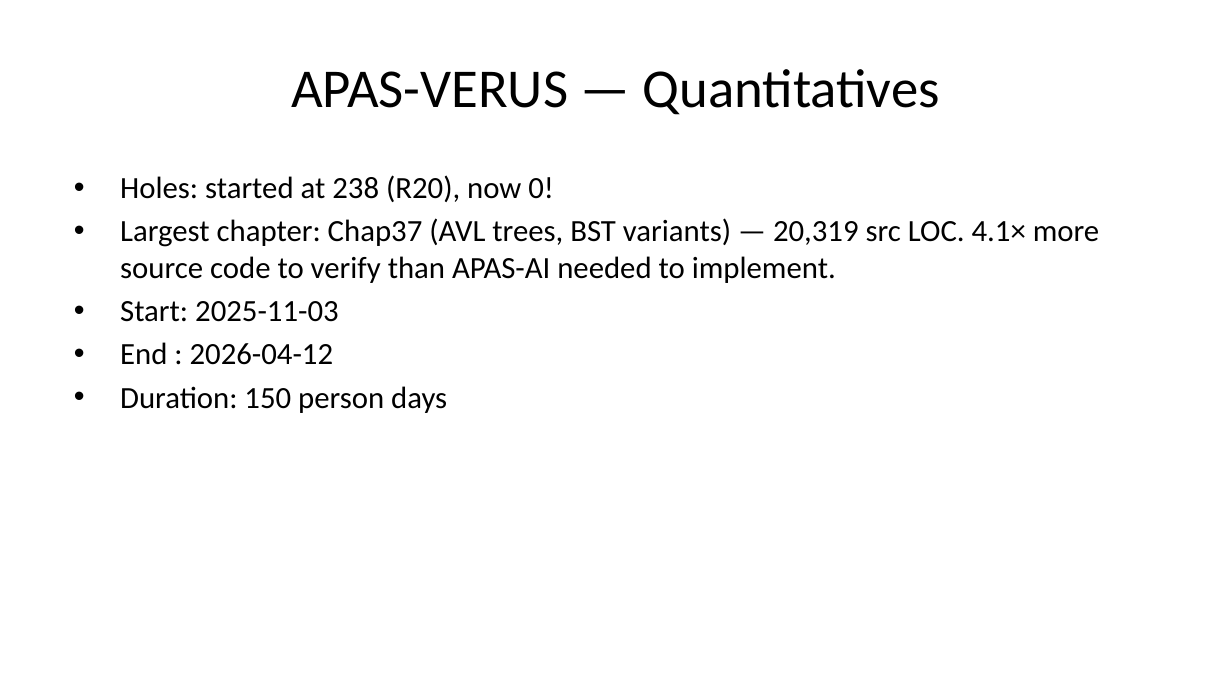
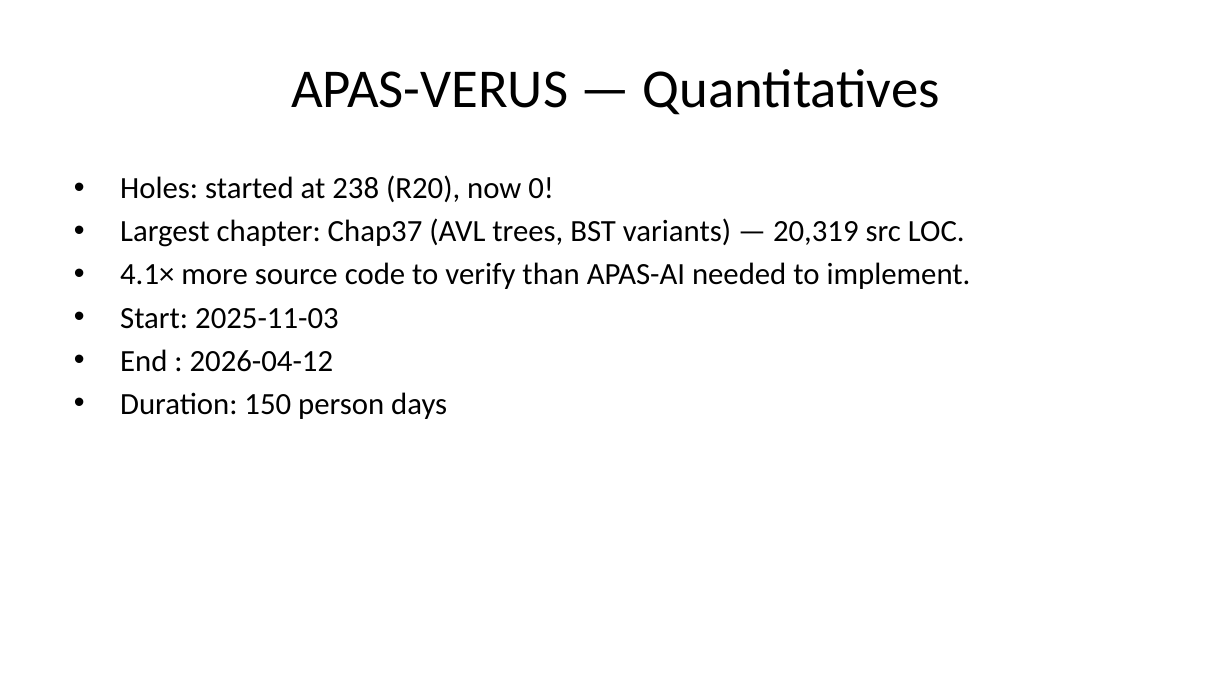
Before and after one commit to briangmilnes/APAS-VERUS, a slide deck: slide 29 of lectures/slidesMSR.pptx. Drawn at 1232x693 pixels with LibreOffice and Linux fonts; fonts in the diff are those of the drawing. Boxes give left, top, right and bottom in pixels: in the first picture for what was removed or moved away, otherwise in the second. Text is boxed around its words. In the diff, an @@ line names an element or a change of style, - is before the commit and + after.

```diff
--- a/lectures/slidesMSR.pptx
+++ b/lectures/slidesMSR.pptx
@@ text at (120,218,971,289): text changed @@
-• Largest chapter: Chap37 (AVL trees, BST variants) — 20,319 src LOC. 4.1× more source code to verify than APAS-AI needed to implement.
+• Largest chapter: Chap37 (AVL trees, BST variants) — 20,319 src LOC.
+• 4.1× more source code to verify than APAS-AI needed to implement.
```
Also in this commit, not shown: 18 other slides changed, 1 slide added, 1 other file.
